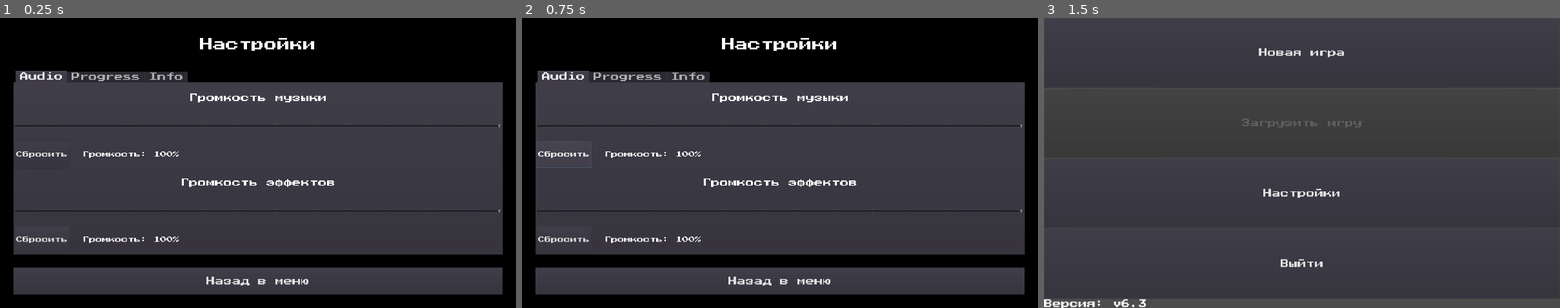
Above: before the commit, frames 1-3 (left to right).
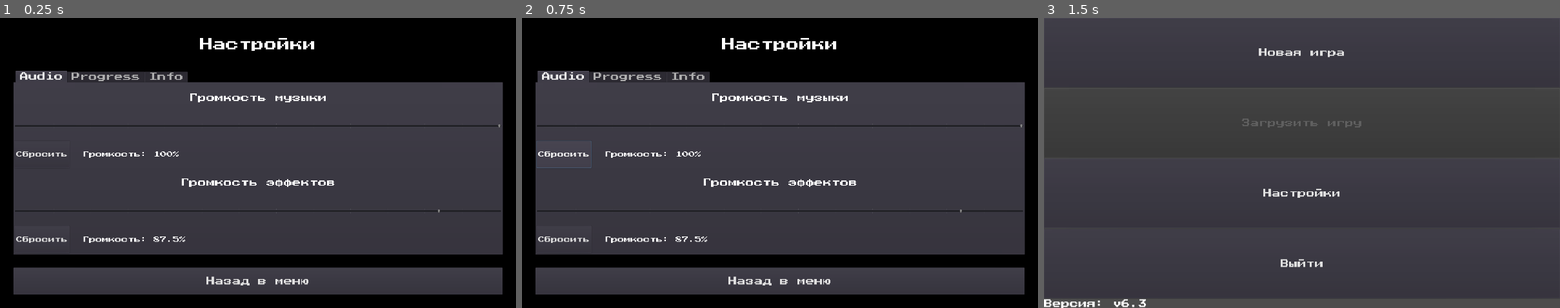
Above: after the commit, the same moments.

Repository: ordinary-dev/student-quest
Game: Godot game, scene res://Scenes/menu/settings.tscn
Two runs of this game, one before a commit and one after it. Both use one fixed random seed, a clock stepped at 60 frames per second and the inputs below. This scene is started directly instead of the project's main scene.
Inputs:
- Up to frame 1 (0.25 s): no input
- Up to frame 2 (0.75 s): click "Сбросить" at 0.5 s
- Up to frame 3 (1.5 s): click "Назад в меню" at 1.25 s

The runs differ from the first frame. In frame 1, less than 0.1% of the frame differs, in the area x 29-97%, y 66-78%; in frame 2, less than 0.1%; in frame 3, nothing differs.

Commit message:
New audio system

Diff:
--- a/Scenes/1.beggining/date1.tscn
+++ b/Scenes/1.beggining/date1.tscn
@@ -1,12 +1,12 @@
 [gd_scene load_steps=3 format=2]
 
-[sub_resource type="GDScript" id=2]
+[sub_resource type="GDScript" id=1]
 script/source = "extends Control
 
 export var song = \"res://Audio/SummerNight.ogg\"
 
 func _ready():
-	get_node(\"/root/ost\").setAndPlay(song)
+	get_node(\"/root/ost\").play_sound(load(song))
 	get_node(\"ColorRect/AnimationPlayer\").play(\"text_anim\")
 
 
@@ -16,8 +16,7 @@
 	assert(get_tree().change_scene(\"res://Scenes/1.beggining/fireworks.tscn\") == OK)
 "
 
-[sub_resource type="Animation" id=1]
-resource_name = "text_anim"
+[sub_resource type="Animation" id=2]
 length = 2.5
 tracks/0/type = "value"
 tracks/0/path = NodePath("Label:percent_visible")
@@ -35,7 +34,7 @@
 [node name="Control" type="Control"]
 anchor_right = 1.0
 anchor_bottom = 1.0
-script = SubResource( 2 )
+script = SubResource( 1 )
 __meta__ = {
 "_edit_use_anchors_": false
 }
@@ -58,5 +57,5 @@
 }
 
 [node name="AnimationPlayer" type="AnimationPlayer" parent="ColorRect"]
-anims/text_anim = SubResource( 1 )
+anims/text_anim = SubResource( 2 )
 [connection signal="animation_finished" from="ColorRect/AnimationPlayer" to="." method="_on_AnimationPlayer_animation_finished"]
--- a/Scenes/1.beggining/date2.tscn
+++ b/Scenes/1.beggining/date2.tscn
@@ -7,7 +7,7 @@
 
 func _ready():
 	get_node(\"ColorRect/AnimationPlayer\").play(\"text_anim\")
-	get_node(\"/root/fx\").setAndPlay(audio)
+	get_node(\"/root/fx\").play_sound(load(audio))
 
 
 # warning-ignore:unused_argument
--- a/Scenes/1.beggining/fireworks.tscn
+++ b/Scenes/1.beggining/fireworks.tscn
@@ -5,7 +5,7 @@
 [sub_resource type="GDScript" id=1]
 script/source = "extends Node2D
 
-var fw = \"res://Audio/fx/firework_explosion_fizz_002.wav\"
+var fw = load(\"res://Audio/fx/firework_explosion_fizz_002.wav\")
 
 func _ready():
 	get_node(\"AnimationPlayer\").play(\"camera\")
@@ -14,15 +14,15 @@
 	get_node(\"AnimatedSprite3\").frame = 0
 	get_node(\"AnimatedSprite\").play()
 	yield(get_tree().create_timer(0.7), \"timeout\")
-	get_node(\"/root/fx\").setAndPlay(fw)
+	get_node(\"/root/fx\").play_sound(fw)
 	yield(get_tree().create_timer(0.08), \"timeout\")
 	get_node(\"AnimatedSprite2\").play()
 	yield(get_tree().create_timer(0.7), \"timeout\")
-	get_node(\"/root/fx\").setAndPlay(fw)
+	get_node(\"/root/fx\").play_sound(fw)
 	yield(get_tree().create_timer(0.4), \"timeout\")
 	get_node(\"AnimatedSprite3\").play()
 	yield(get_tree().create_timer(0.7), \"timeout\")
-	get_node(\"/root/fx\").setAndPlay(fw)
+	get_node(\"/root/fx\").play_sound(fw)
 
 
 func _on_AnimatedSprite_animation_finished():
--- a/Scenes/entry.tscn
+++ b/Scenes/entry.tscn
@@ -22,7 +22,7 @@
 	# Загрузить настройки
 	get_node(\"/root/global\").read_file()
 	# Воспроизвести музыку по ее пути
-	get_node(\"/root/ost\").setAndPlay(music_path)
+	get_node(\"/root/ost\").play_sound(load(music_path))
 	# Загрузить сцену меню
 	assert(get_tree().change_scene(scene_path) == OK)
 "
--- a/Scenes/global/fx.tscn
+++ b/Scenes/global/fx.tscn
@@ -1,67 +1,54 @@
-[gd_scene load_steps=2 format=2]
+[gd_scene load_steps=3 format=2]
+
+[ext_resource path="res://Audio/fx/button_click_01.wav" type="AudioStream" id=1]
 
 [sub_resource type="GDScript" id=1]
 script/source = "extends AudioStreamPlayer
 
-var btn_click
-var fx2
-var fx3
-export (String) var btn_click_path
-export (NodePath) var fx2_path
-export (NodePath) var fx3_path
+# Обрабатывает воспроизведение звуков
+# Звуки воспроизводятся независимо друг от друга
 
-# To play button click use this command:
-# get_node(\"/root/fx\").call(\"click1\")
+# Воспроизвести звук (параллельно):
+# get_node(\"/root/fx\").play_sound(sound)
+
+# Воспроизвести нажатие на кнопку
+# (просто сокращение для удобства):
+# get_node(\"/root/fx\").btn_click()
+
+
+var num = 0
+export (AudioStream) var btn_click_sound
+
+
+func destroy(name : int) -> void:
+	var player = get_node(str(name))
+	remove_child(player)
+
 
 # Нажатие на кнопку
-func click1():
+func btn_click() -> void:
+	# Понять, можно ли обратиться к этому источнику
+	play_sound(btn_click_sound)
+
+
+func play_sound(obj : AudioStream) -> void:
 	# Понять, можно ли обратиться к этому источнику
 	if (!self.playing):
-		self.stream = btn_click
-		self.play()
-	# Попробовать 2 источник
-	elif (!fx2.playing):
-		fx2.stream = btn_click
-		fx2.play()
-	# Попробовать 3 источник, иначе пропустить
-	elif (!fx3.playing):
-		fx3.stream = btn_click
-		fx3.play()
-
-func setAndPlay(path):
-	# Понять, можно ли обратиться к этому источнику
-	if (!self.playing):
-		var obj = load(path)
 		self.stream = obj
 		self.play()
-	# Попробовать 2 источник
-	elif (!fx2.playing):
-		var obj = load(path)
-		fx2.stream = obj
-		fx2.play()
-	# Попробовать 3 источник, иначе пропустить
-	elif (!fx3.playing):
-		var obj = load(path)
-		fx3.stream = obj
-		fx3.play()
-
-func _ready():
-	# Keep button click sound in memory
-	# It may be used a lot of times
-	btn_click = load(btn_click_path)
-	fx2 = get_node(fx2_path)
-	fx3 = get_node(fx3_path)
+	# Создать дополнительный источник
+	else:
+		var player = AudioStreamPlayer.new()
+		player.name = str(num)
+		player.stream = obj
+		player.bus = \"FX\"
+		player.connect(\"finished\", self, \"destroy\", [num])
+		add_child(player)
+		get_node(str(num)).play()
+		num += 1
 "
 
 [node name="AudioStreamPlayer" type="AudioStreamPlayer"]
 bus = "FX"
 script = SubResource( 1 )
-btn_click_path = "res://Audio/fx/button_click_01.wav"
-fx2_path = NodePath("AudioStreamPlayer2")
-fx3_path = NodePath("AudioStreamPlayer3")
-
-[node name="AudioStreamPlayer2" type="AudioStreamPlayer" parent="."]
-bus = "FX"
-
-[node name="AudioStreamPlayer3" type="AudioStreamPlayer" parent="."]
-bus = "FX"
+btn_click_sound = ExtResource( 1 )
--- a/Scenes/global/ost.tscn
+++ b/Scenes/global/ost.tscn
@@ -6,8 +6,10 @@
 resource_name = "Main"
 script/source = "extends AudioStreamPlayer
 
-func setAndPlay(path):
-	var obj = load(path)
+# Воспроизводит только один файл
+# get_node(\"/root/ost\").play_sound(sound)
+
+func play_sound(obj : AudioStream) -> void:
 	if (self.stream != obj):
 		self.stream = obj
 	if (!self.playing):
@@ -16,4 +18,5 @@
 
 [node name="AudioStreamPlayer" type="AudioStreamPlayer"]
 stream = ExtResource( 1 )
+bus = "OST"
 script = SubResource( 1 )
--- a/Scenes/menu/confirm.tscn
+++ b/Scenes/menu/confirm.tscn
@@ -12,7 +12,7 @@
 # Выход
 func _on_ButtonYes_pressed():
 	# Звук нажатия
-	get_node(\"/root/fx\").click1()
+	get_node(\"/root/fx\").btn_click()
 	# Сохранить данные
 	get_node(\"/root/global\").write_file()
 	# Закрыть игру
--- a/Scenes/menu/load.tscn
+++ b/Scenes/menu/load.tscn
@@ -9,7 +9,7 @@
 
 # При нажатии на удаление сохраненной игры
 func on_Del_Pressed(num):
-	get_node(\"/root/fx\").click1()
+	get_node(\"/root/fx\").btn_click()
 	# Удалить контейнер с кнопками
 	var nd = get_node(\"ColorRect/VBoxContainer/\" + str(num))
 	var glob = get_node(\"/root/global\")
@@ -25,7 +25,7 @@
 # Вернуться в меню
 func on_Button_Pressed():
 	# Щелчек
-	get_node(\"/root/fx\").click1()
+	get_node(\"/root/fx\").btn_click()
 	# Сохранить изменения
 	get_node(\"/root/global\").write_file()
 	# Загрузить сцену меню
--- a/Scenes/menu/menu.tscn
+++ b/Scenes/menu/menu.tscn
@@ -24,24 +24,24 @@
 
 
 func _on_ButtonNew_pressed():
-	get_node(\"/root/fx\").click1()
+	get_node(\"/root/fx\").btn_click()
 	assert(get_tree().change_scene(new_game) == OK)
 
 
 func _on_ButtonLoad_pressed():
-	get_node(\"/root/fx\").click1()
+	get_node(\"/root/fx\").btn_click()
 	if validate_scene(load_game):
 		assert(get_tree().change_scene(load_game) == OK)
 
 
 func _on_ButtonSettings_pressed():
-	get_node(\"/root/fx\").click1()
+	get_node(\"/root/fx\").btn_click()
 	if validate_scene(settings):
 		assert(get_tree().change_scene(settings) == OK)
 
 
 func _on_ButtonQuit_pressed():
-	get_node(\"/root/fx\").click1()
+	get_node(\"/root/fx\").btn_click()
 	if validate_scene(confirm_scene):
 		assert(get_tree().change_scene(confirm_scene) == OK)
 
--- a/Scenes/menu/new.tscn
+++ b/Scenes/menu/new.tscn
@@ -35,13 +35,13 @@
 
 
 func _on_Button_pressed():
-	get_node(\"/root/fx\").click1()
+	get_node(\"/root/fx\").btn_click()
 	get_node(\"/root/global\").loaded = num
 	assert(get_tree().change_scene(\"res://Scenes/1.beggining/date1.tscn\") == OK)
 
 
 func _on_ButtonBack_pressed():
-	get_node(\"/root/fx\").click1()
+	get_node(\"/root/fx\").btn_click()
 	assert(get_tree().change_scene(\"res://Scenes/menu/menu.tscn\") == OK)
 
 "
--- a/Scenes/menu/settings.tscn
+++ b/Scenes/menu/settings.tscn
@@ -42,13 +42,13 @@
 
 func _on_HSlider_value_changed(value):
 	click()
-	ost.volume_db = value
+	AudioServer.set_bus_volume_db(2, value)
 	upd_label(value)
 
 
 func _on_HSliderFX_value_changed(value):
 	click()
-	fx.volume_db = value
+	AudioServer.set_bus_volume_db(1, value)
 	upd_fx(value)
 
 
@@ -70,10 +70,10 @@
 	click()
 
 func update_settings():
-	slider_ost.value = ost.volume_db
-	slider_fx.value = fx.volume_db
-	upd_label(ost.volume_db)
-	upd_fx(fx.volume_db)
+	slider_ost.value = AudioServer.get_bus_volume_db(2)
+	slider_fx.value = AudioServer.get_bus_volume_db(1)
+	upd_label(AudioServer.get_bus_volume_db(2))
+	upd_fx(AudioServer.get_bus_volume_db(1))
 
 func _ready():
 	# Загрузить объекты
@@ -108,7 +108,7 @@
 
 
 func click():
-	get_node(\"/root/fx\").click1()
+	get_node(\"/root/fx\").btn_click()
 "
 
 [node name="Control" type="Control"]
@@ -160,7 +160,6 @@
 tab_align = 0
 
 [node name="Audio" type="VBoxContainer" parent="ColorRect/VBoxContainer/TabContainer"]
-visible = false
 anchor_right = 1.0
 anchor_bottom = 1.0
 margin_left = 4.0
@@ -170,7 +169,7 @@
 
 [node name="VBoxContainer" type="VBoxContainer" parent="ColorRect/VBoxContainer/TabContainer/Audio"]
 margin_right = 1812.0
-margin_bottom = 313.0
+margin_bottom = 312.0
 size_flags_vertical = 3
 
 [node name="Label" type="Label" parent="ColorRect/VBoxContainer/TabContainer/Audio/VBoxContainer"]
@@ -196,13 +195,13 @@
 [node name="HBoxContainer" type="HBoxContainer" parent="ColorRect/VBoxContainer/TabContainer/Audio/VBoxContainer"]
 margin_top = 210.0
 margin_right = 1812.0
-margin_bottom = 313.0
+margin_bottom = 312.0
 size_flags_vertical = 3
 custom_constants/separation = 50
 
 [node name="Button" type="Button" parent="ColorRect/VBoxContainer/TabContainer/Audio/VBoxContainer/HBoxContainer"]
 margin_right = 204.0
-margin_bottom = 103.0
+margin_bottom = 102.0
 custom_fonts/font = ExtResource( 2 )
 text = "Сбросить"
 
@@ -216,9 +215,9 @@
 text = "Громкость::"
 
 [node name="VBoxContainer2" type="VBoxContainer" parent="ColorRect/VBoxContainer/TabContainer/Audio"]
-margin_top = 317.0
-margin_right = 1812.0
-margin_bottom = 630.0
+margin_top = 316.0
+margin_right = 1812.0
+margin_bottom = 628.0
 size_flags_vertical = 3
 
 [node name="Label" type="Label" parent="ColorRect/VBoxContainer/TabContainer/Audio/VBoxContainer2"]
@@ -242,13 +241,13 @@
 [node name="HBoxContainer" type="HBoxContainer" parent="ColorRect/VBoxContainer/TabContainer/Audio/VBoxContainer2"]
 margin_top = 210.0
 margin_right = 1812.0
-margin_bottom = 313.0
+margin_bottom = 312.0
 size_flags_vertical = 3
 custom_constants/separation = 50
 
 [node name="Button" type="Button" parent="ColorRect/VBoxContainer/TabContainer/Audio/VBoxContainer2/HBoxContainer"]
 margin_right = 204.0
-margin_bottom = 103.0
+margin_bottom = 102.0
 custom_fonts/font = ExtResource( 2 )
 text = "Сбросить"
 
@@ -312,6 +311,7 @@
 text = "Экспорт"
 
 [node name="Info" type="VBoxContainer" parent="ColorRect/VBoxContainer/TabContainer"]
+visible = false
 anchor_right = 1.0
 anchor_bottom = 1.0
 margin_left = 4.0
--- a/Scripts/global.gd
+++ b/Scripts/global.gd
@@ -22,8 +22,8 @@
 # Создать словарь с переменными для сохранения
 func gen_dict():
 	var save_dict = {
-		ost_field:ost.volume_db,
-		fx_field:fx.volume_db,
+		ost_field:AudioServer.get_bus_volume_db(2),
+		fx_field:AudioServer.get_bus_volume_db(2),
 		sg_field:saved_games
 	}
 	return save_dict
@@ -39,9 +39,9 @@
 func restore(content):
 	# Если есть ключ, то записать значение в переменную
 	if content.has(ost_field):
-		ost.volume_db = content[ost_field]
+		AudioServer.set_bus_volume_db(2, content[ost_field])
 	if content.has(fx_field):
-		fx.volume_db = content[fx_field]
+		AudioServer.set_bus_volume_db(1, content[ost_field])
 	if content.has(sg_field):
 		saved_games = content[sg_field]
 
@@ -58,8 +58,8 @@
 		restore(content)
 	else:
 		# Значения по-умолчанию
-		ost.volume_db = 0
-		fx.volume_db = 0
+		AudioServer.set_bus_volume_db(1, 0)
+		AudioServer.set_bus_volume_db(2, 0)
 
 func get_event_names(list):
 	var i = 0
--- a/default_bus_layout.tres
+++ b/default_bus_layout.tres
@@ -12,3 +12,9 @@
 bus/1/send = "Master"
 bus/1/effect/0/effect = SubResource( 1 )
 bus/1/effect/0/enabled = true
+bus/2/name = "OST"
+bus/2/solo = false
+bus/2/mute = false
+bus/2/bypass_fx = false
+bus/2/volume_db = 0.0
+bus/2/send = "Master"
